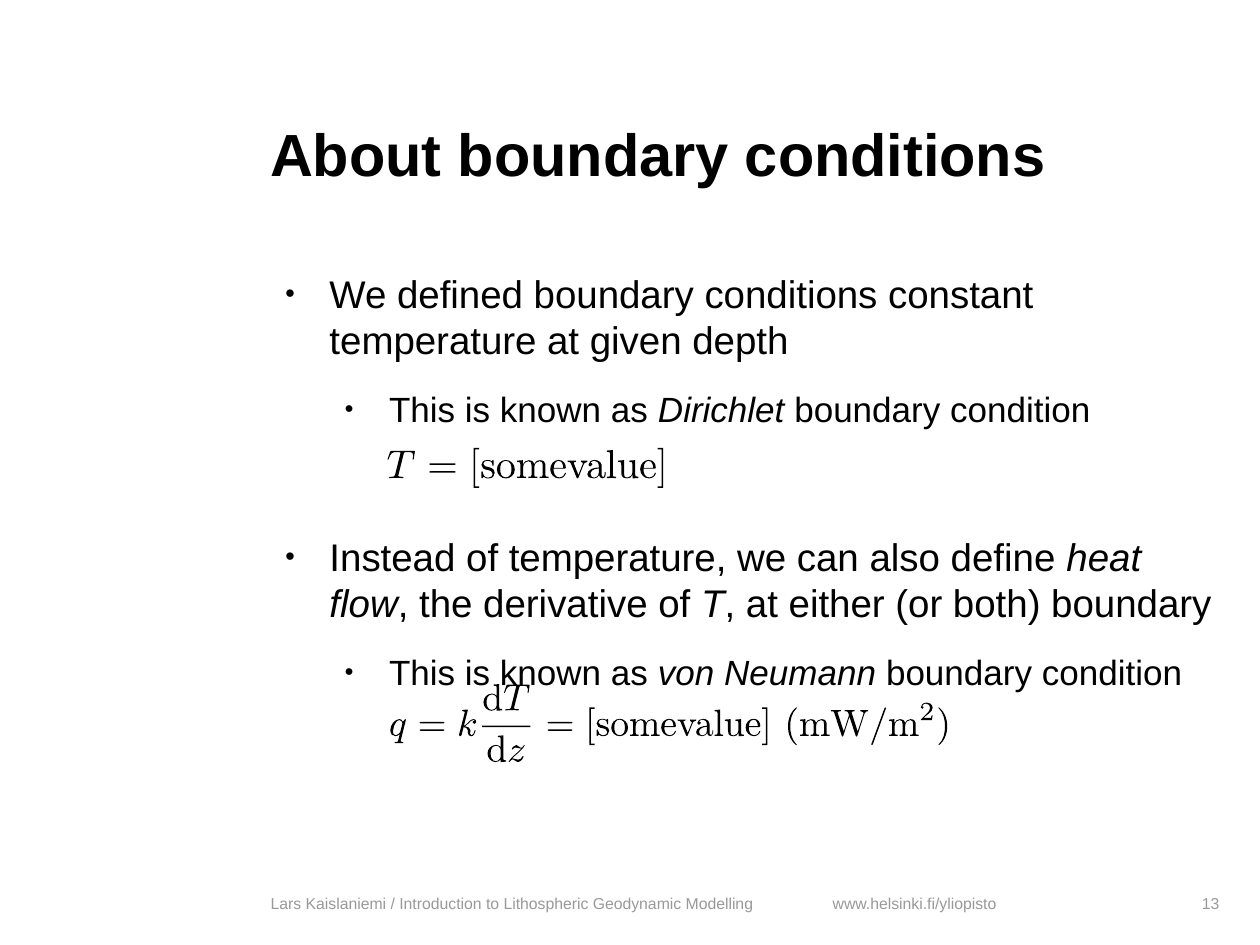
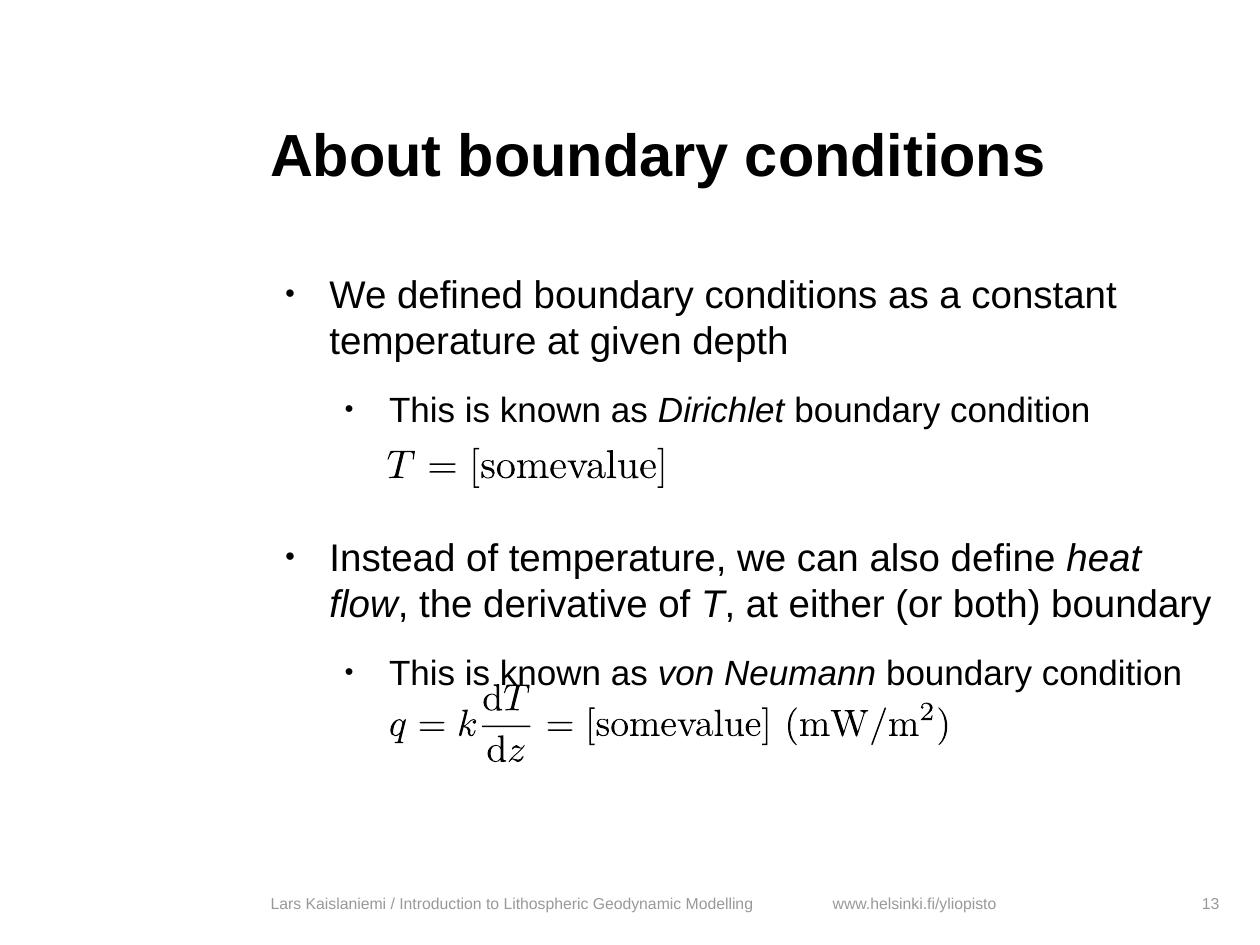
Before and after one commit to HUGG/NGWM2016-modelling-course, a slide deck: slide 13 of Lessons/03-Analytical-solutions-heat-transfer/heat_transfer_analytical.odp. Drawn at 1260x945 pixels with LibreOffice and Linux fonts; fonts in the diff are those of the drawing; background and template pictures are left out. Boxes give left, top, right and bottom in pixels: in the first picture for what was removed or moved away, otherwise in the second. Text is boxed around its words. In the diff, an @@ line names an element or a change of style, - is before the commit and + after.

```diff
--- a/Lessons/03-Analytical-solutions-heat-transfer/heat_transfer_analytical.odp
+++ b/Lessons/03-Analytical-solutions-heat-transfer/heat_transfer_analytical.odp
@@ text at bbox=[329, 280, 1116, 362]: text changed @@
-● We defined boundary conditions constant temperature at given depth
+● We defined boundary conditions as a constant temperature at given depth
```
Also in this commit, not shown: 10 other slides changed, 7 slides added, 3 other files.
